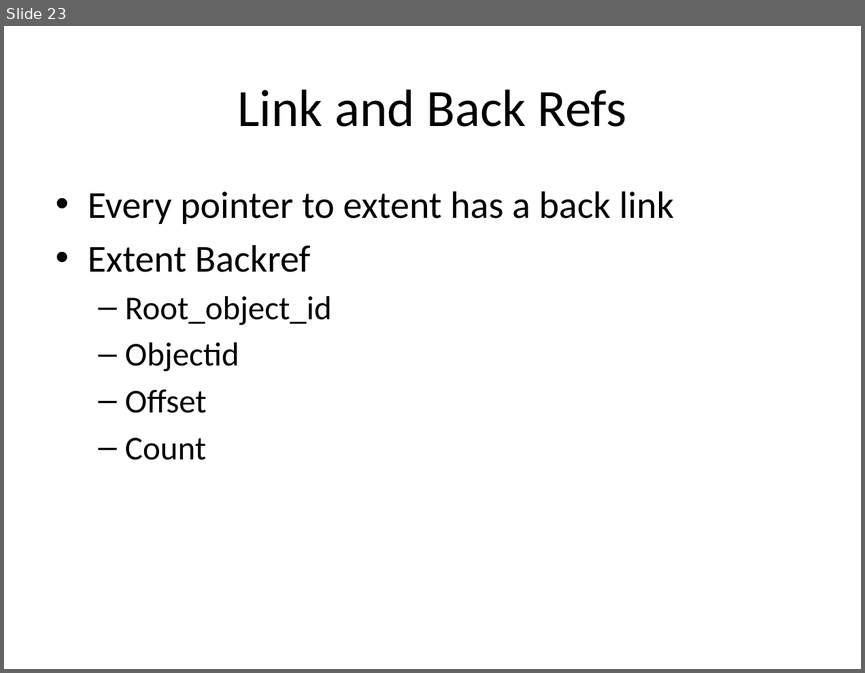
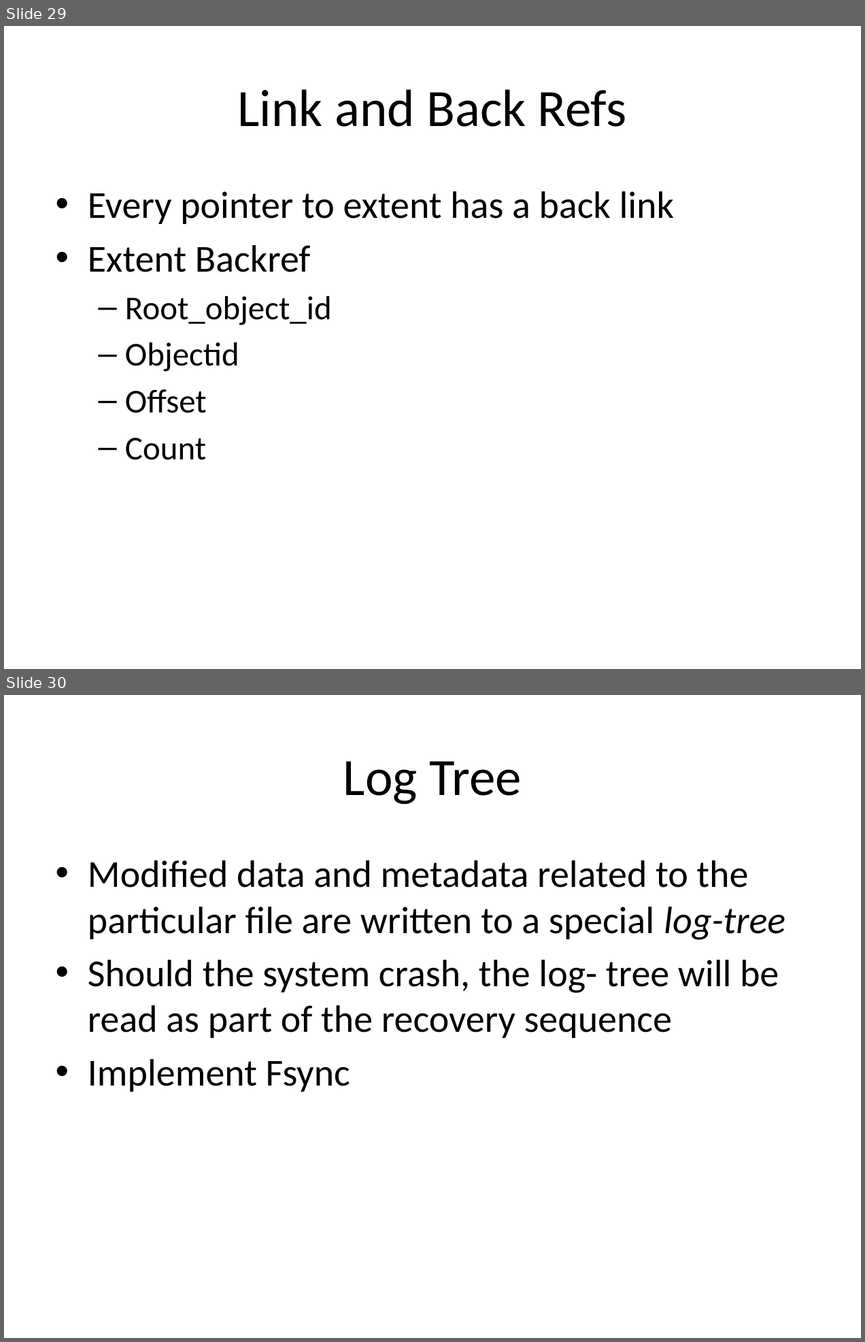
Before and after one commit to liujinmarshall/btrfs-doc, a slide deck: Bacik.pptx. Shown one above the other, each under a label of ours: slide 23 before the commit, slides 29 and 30 after it. The pictures are 865x673 and 865x1342 pixels, drawn with LibreOffice and Linux fonts; fonts in the diff are those of the drawing. Boxes give left, top, right and bottom in pixels: in the first picture for what was removed or moved away, otherwise in the second. Text is boxed around its words. In the diff, an @@ line names an element or a change of style, - is before the commit and + after.

```diff
--- a/Bacik.pptx
+++ b/Bacik.pptx
@@ slide 30 added at <box>4,695,861,1338</box>, background #FFFFFF @@
@@ title added at <box>343,761,521,804</box>, 44 pt, text #000000 @@
+Log Tree
@@ text added at <box>88,860,785,1091</box>, 32 pt, text #000000 @@
+• Modified data and metadata related to the particular file are written to a special log-tree
+• Should the system crash, the log- tree will be read as part of the recovery sequence
+• Implement Fsync
@@ what was slide 23 is now slide 29 @@
```
Also in this commit, not shown: 1 slide changed, 8 other slides added.
